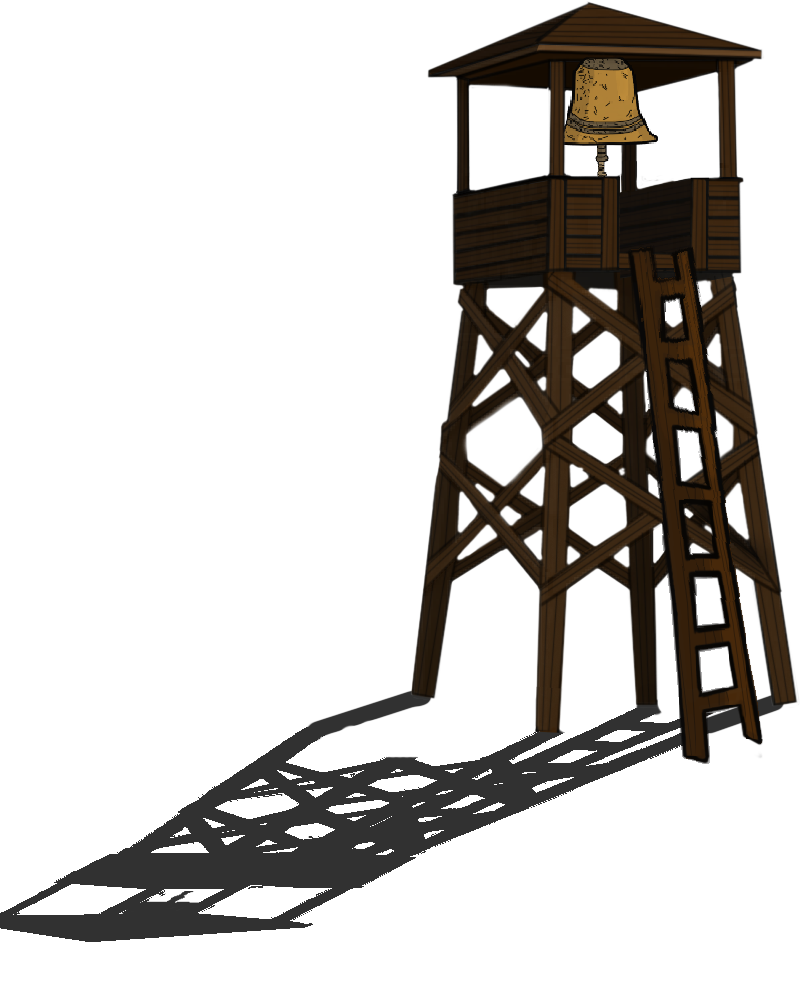
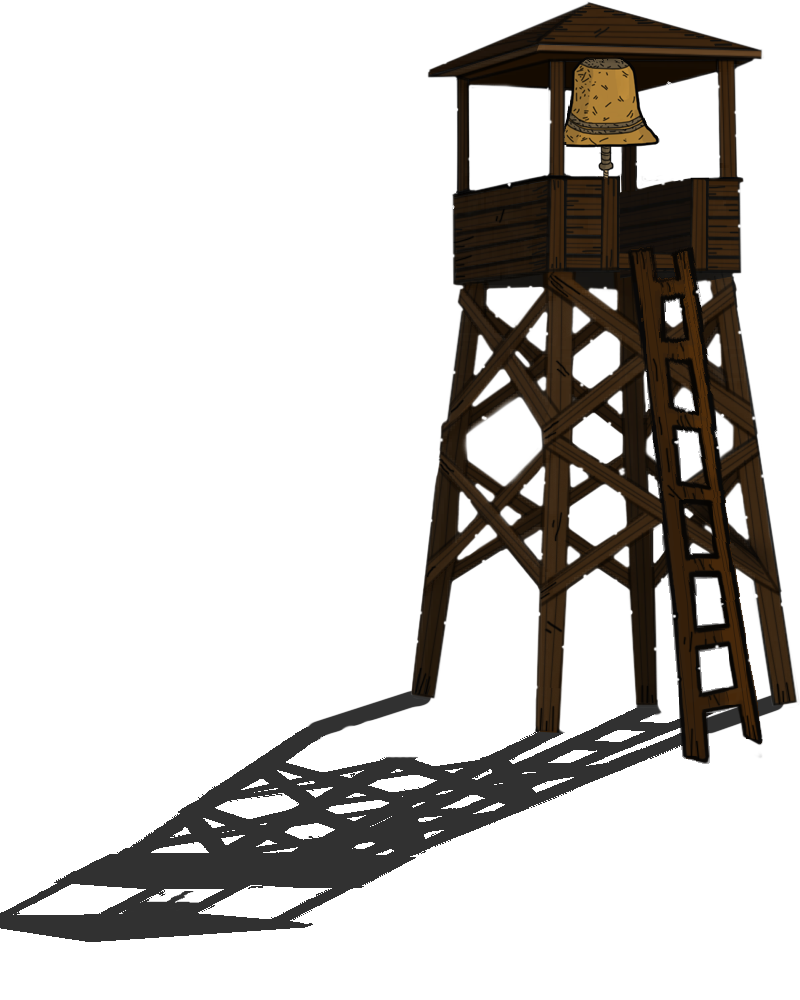
Comparing the layer stacks of the two w=800, h=1000 images. Changes:
renamed "ön sol" to "çan", painted on it over (414, 5, 791, 759)
